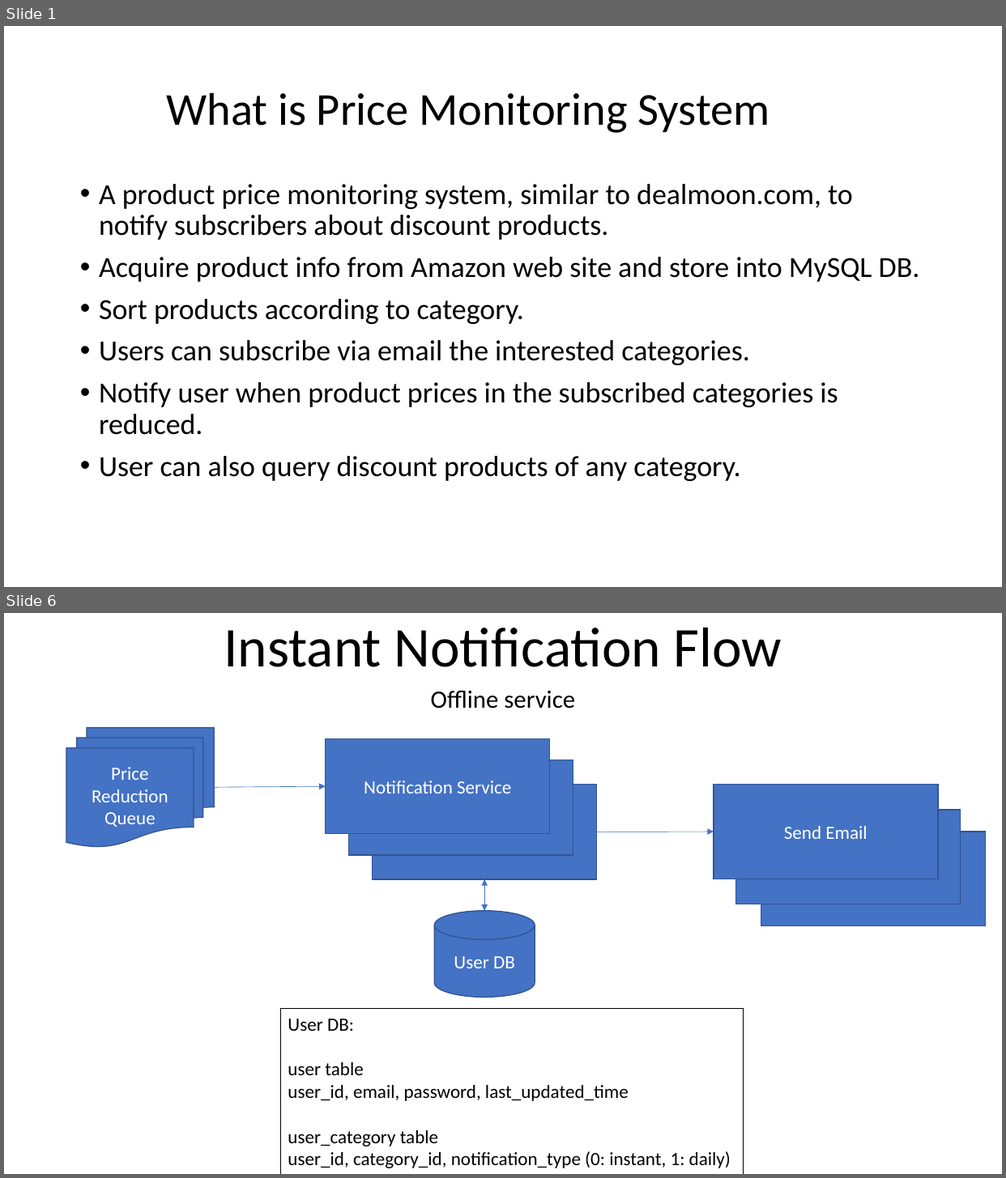
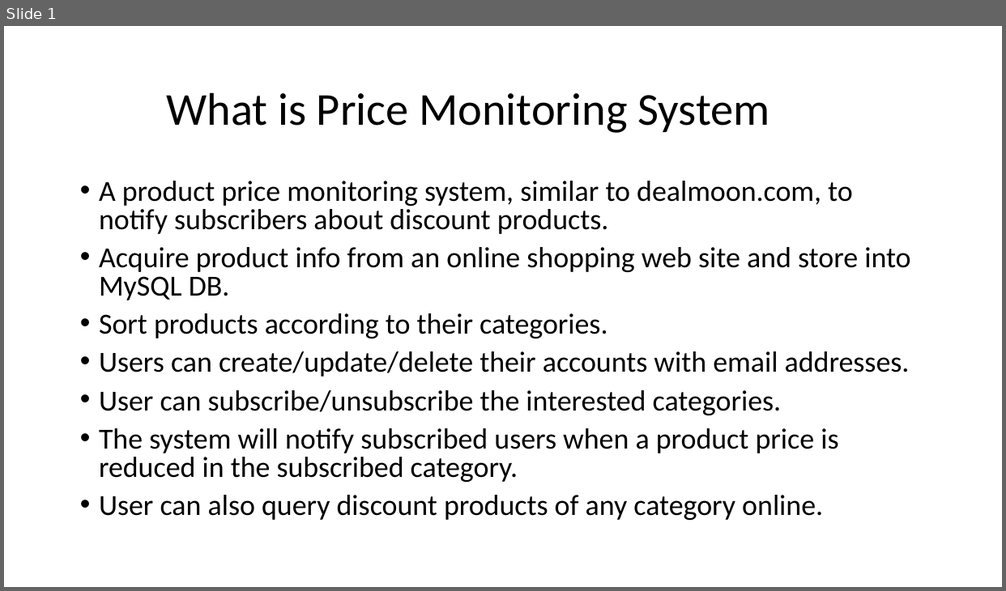
Before and after one commit to youhusky/price-monitoring-system, a slide deck: PriceMonitoringDesign.pptx. Shown one above the other, each under a label of ours: slides 1 and 6 before the commit, slide 1 after it; the slides between them are not shown. The pictures are 1006x1178 and 1006x591 pixels, drawn with LibreOffice and Linux fonts; fonts in the diff are those of the drawing. Boxes give left, top, right and bottom in pixels: in the first picture for what was removed or moved away, otherwise in the second. Text is boxed around its words. In the diff, an @@ line names an element or a change of style, - is before the commit and + after.

```diff
--- a/PriceMonitoringDesign.pptx
+++ b/PriceMonitoringDesign.pptx
@@ slide 6 removed at [4,613,1002,1174], background #FFFFFF @@
@@ title removed at [224,628,782,667] @@
-Instant Notification Flow
@@ subtitle removed at [431,690,575,709] @@
-Offline service
@@ flow chart multidocument removed at [66,727,214,846] @@
-Price Reduction Queue
@@ rectangle removed at [325,739,550,834] @@
-Notification Service
@@ rectangle removed at [349,760,573,855] @@
@@ arrow removed from (215, 787) to (325, 786) @@
@@ rectangle removed at [373,785,597,879] @@
@@ rectangle removed at [714,785,938,879] @@
-Send Email
@@ rectangle removed at [736,810,961,905] @@
@@ arrow removed from (597, 833) to (714, 832) @@
@@ rectangle removed at [761,832,986,926] @@
@@ double arrow removed from (484, 879) to (484, 911) @@
@@ cylinder removed at [434,911,535,997] @@
-User DB
@@ rectangle removed at [281,1009,744,1174] @@
-User DB:
-user table
-user_id, email, password, last_updated_time
-user_category table
-user_id, category_id, notification_type (0: instant, 1: daily)
@@ slide 1 changed as well @@
@@ text at [99,181,853,234]: line spacing 0.9 to 0.8 @@
@@ text at [99,247,910,520]: text changed @@
-• Acquire product info from Amazon web site and store into MySQL DB.
-• Sort products according to category.
-• Users can subscribe via email the interested categories.
-• Notify user when product prices in the subscribed categories is reduced.
-• User can also query discount products of any category.
+• Acquire product info from an online shopping web site and store into MySQL DB.
+• Sort products according to their categories.
+• Users can create/update/delete their accounts with email addresses.
+• User can subscribe/unsubscribe the interested categories.
+• The system will notify subscribed users when a product price is reduced in the subscribed category.
+• User can also query discount products of any category online.
```
Also in this commit, not shown: 3 other slides changed, 6 slides added, 6 other slides removed.
